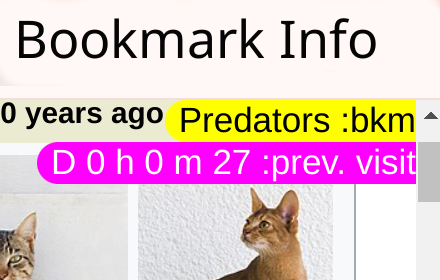
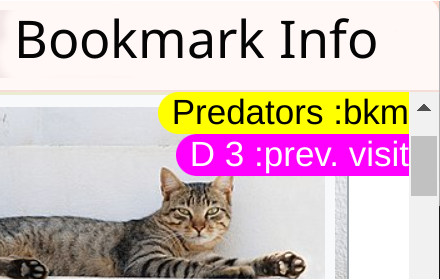
Comparing the layer stacks of the two w=440, h=280 images. Changes:
renamed "Screenshot from 2024-05-28 16-43-19.png" to "Layer", painted on it over (0, 0, 440, 280)
